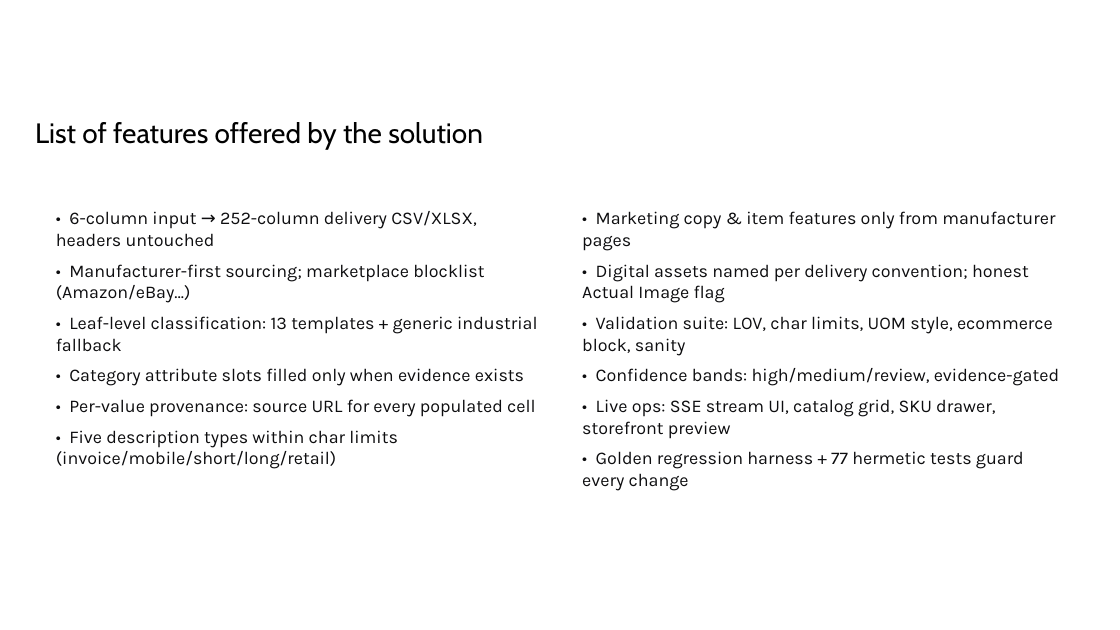
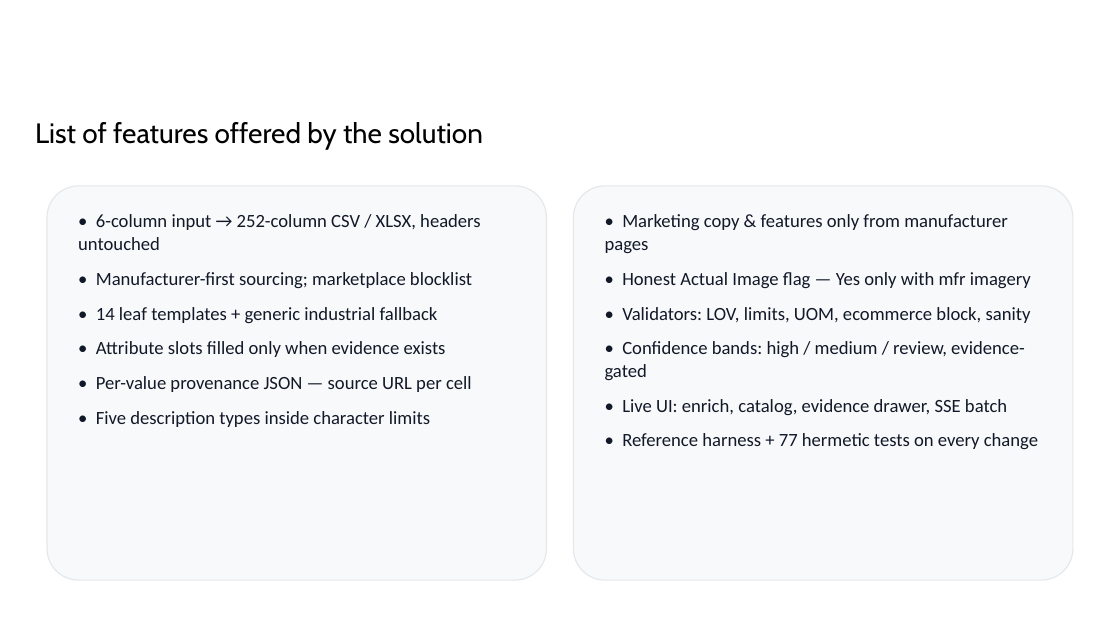
Before and after one commit to shiwani42/unihack-product-enrichment, a slide deck: slide 6 of submission/UniHack_thExplorers_Prototype.pptx. Drawn at 1120x630 pixels with LibreOffice and Linux fonts; fonts in the diff are those of the drawing; background and template pictures are left out. Boxes give left, top, right and bottom in pixels: in the first picture for what was removed or moved away, otherwise in the second. Text is boxed around its words. In the diff, an @@ line names an element or a change of style, - is before the commit and + after.

```diff
--- a/submission/UniHack_thExplorers_Prototype.pptx
+++ b/submission/UniHack_thExplorers_Prototype.pptx
@@ rounded rectangle added at (47, 186, 547, 580), fill #F8F9FB, outline #E5E7EB 0.75 pt @@
@@ rounded rectangle added at (573, 186, 1073, 580), fill #F8F9FB, outline #E5E7EB 0.75 pt @@
@@ text at (78, 214, 481, 427): text changed; size 11.5 to 12 pt; font Karla to Calibri; text colour #0D0D0F to #111827 @@
-• 6-column input → 252-column delivery CSV/XLSX, headers untouched
-• Manufacturer-first sourcing; marketplace blocklist (Amazon/eBay…)
-• Leaf-level classification: 13 templates + generic industrial fallback
-• Category attribute slots filled only when evidence exists
-• Per-value provenance: source URL for every populated cell
-• Five description types within char limits (invoice/mobile/short/long/retail)
+• 6-column input → 252-column CSV / XLSX, headers untouched
+• Manufacturer-first sourcing; marketplace blocklist
+• 14 leaf templates + generic industrial fallback
+• Attribute slots filled only when evidence exists
+• Per-value provenance JSON — source URL per cell
+• Five description types inside character limits
@@ text at (605, 214, 1038, 449): text changed; size 11.5 to 12 pt; font Karla to Calibri; text colour #0D0D0F to #111827 @@
-• Marketing copy & item features only from manufacturer pages
-• Digital assets named per delivery convention; honest Actual Image flag
-• Validation suite: LOV, char limits, UOM style, ecommerce block, sanity
-• Confidence bands: high/medium/review, evidence-gated
-• Live ops: SSE stream UI, catalog grid, SKU drawer, storefront preview
-• Golden regression harness + 77 hermetic tests guard every change
+• Marketing copy & features only from manufacturer pages
+• Honest Actual Image flag — Yes only with mfr imagery
+• Validators: LOV, limits, UOM, ecommerce block, sanity
+• Confidence bands: high / medium / review, evidence-gated
+• Live UI: enrich, catalog, evidence drawer, SSE batch
+• Reference harness + 77 hermetic tests on every change
```
Also in this commit, not shown: 12 other slides changed, 2 slides added, 2 slides removed, 43 other files.
